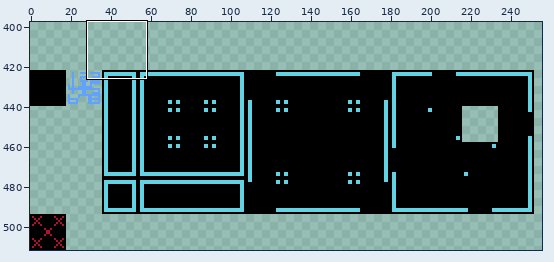
Two states of a pixel-art file, resource_original/art/tile/tilesheet_test_pattern_01.aseprite. The picture above shows the old version from afar; the outline marks the close-up.
Close-up. First the earlier version:
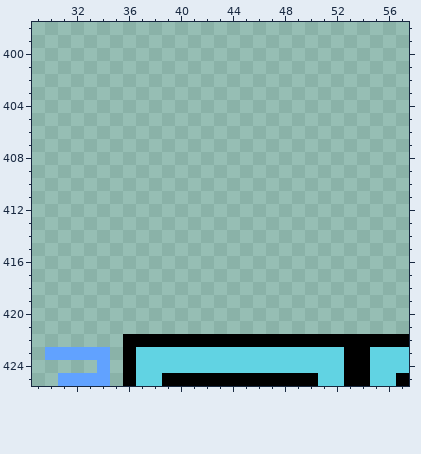
512x512 pixels, 1 frame. Shown: x 29..57, y 398..425. The wide view leaves out empty margins.
New version:
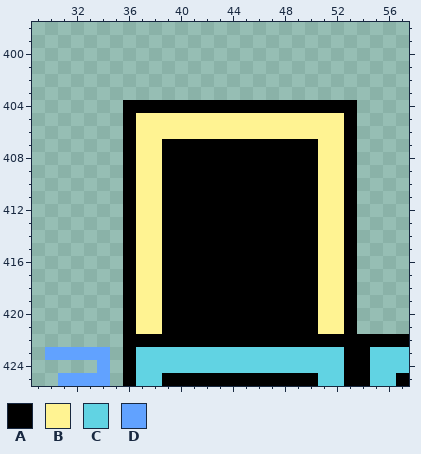
Palette (. is transparent): A #000000  B #fff392  C #61d3e3  D #61a2ff
Edits made:
{"where": "layer \"Body_01\""}
{"y":404,"x":36,"old":"..................","new":"AAAAAAAAAAAAAAAAAA"}
{"y":405,"x":36,"old":"..................","new":"ABBBBBBBBBBBBBBBBA"}
{"y":406,"x":36,"old":"..................","new":"ABBBBBBBBBBBBBBBBA"}
{"y":407,"x":36,"old":"..................","new":"ABBAAAAAAAAAAAABBA"}
{"y":408,"x":36,"old":"..................","new":"ABBAAAAAAAAAAAABBA"}
{"y":409,"x":36,"old":"..................","new":"ABBAAAAAAAAAAAABBA"}
{"y":410,"x":36,"old":"..................","new":"ABBAAAAAAAAAAAABBA"}
{"y":411,"x":36,"old":"..................","new":"ABBAAAAAAAAAAAABBA"}
{"y":412,"x":36,"old":"..................","new":"ABBAAAAAAAAAAAABBA"}
{"y":413,"x":36,"old":"..................","new":"ABBAAAAAAAAAAAABBA"}
{"y":414,"x":36,"old":"..................","new":"ABBAAAAAAAAAAAABBA"}
{"y":415,"x":36,"old":"..................","new":"ABBAAAAAAAAAAAABBA"}
{"y":416,"x":36,"old":"..................","new":"ABBAAAAAAAAAAAABBA"}
{"y":417,"x":36,"old":"..................","new":"ABBAAAAAAAAAAAABBA"}
{"y":418,"x":36,"old":"..................","new":"ABBAAAAAAAAAAAABBA"}
{"y":419,"x":36,"old":"..................","new":"ABBAAAAAAAAAAAABBA"}
{"y":420,"x":36,"old":"..................","new":"ABBAAAAAAAAAAAABBA"}
{"y":421,"x":36,"old":"..................","new":"ABBAAAAAAAAAAAABBA"}
